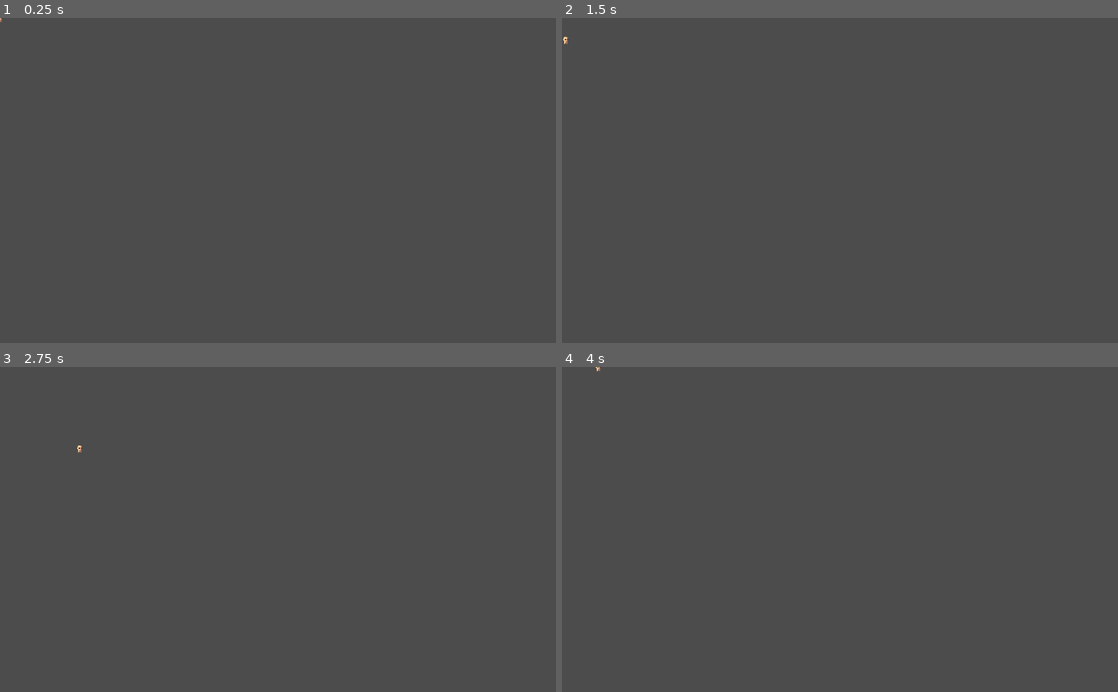
Above: before the commit, frames 1-4 (two rows, left to right).
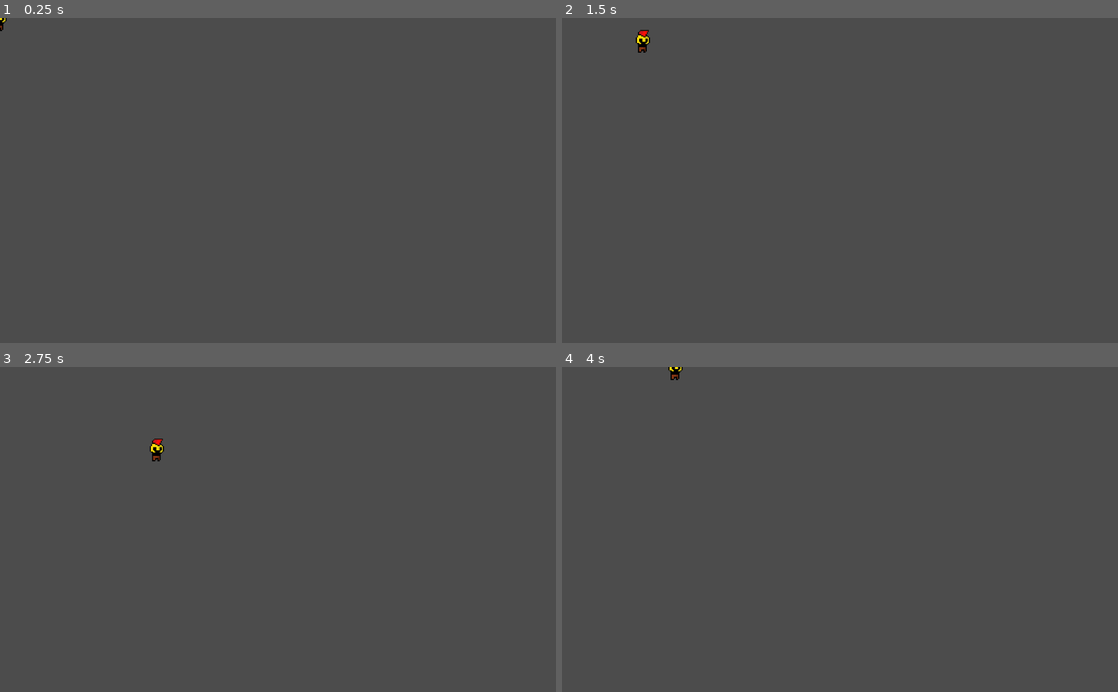
Above: after the commit, the same moments.

Repository: pyrbin/Gladius-TDDD23
Game: Godot game, scene res://main.tscn
The game is run twice, just before and just after one commit, with the same random seed, the same clock (stepped at 60 frames per second) and the same inputs. Before the commit the project starts from res://scenes/test.tscn.
Inputs:
- Up to frame 1 (0.25 s): no input
- Up to frame 2 (1.5 s): tap Enter at 0.5 s; hold D (move_right) 0.53-1.28 s; hold S (move_down) from 1.28 s (still down)
- Up to frame 3 (2.75 s): release S (move_down) at 2.03 s; hold D (move_right) from 2.03 s (still down)
- Up to frame 4 (4 s): release D (move_right) at 2.78 s; hold W (move_up) 2.78-3.53 s; hold A (move_left) from 3.53 s (still down)

The runs differ from the first frame. In frame 1, less than 0.1% of the frame differs, in the area x 0-2%, y 0-5%; in frame 2, 0.2%, in the area x 0-16%, y 3-11%; in frame 3, 0.1%; in frame 4, less than 0.1%.

Commit message:
implemented player movement

Diff:
--- a/src/scenes/test.tscn
+++ b/src/main.tscn
@@ -1,6 +1,6 @@
 [gd_scene load_steps=2 format=2]
 
-[ext_resource path="res://scenes/character/player/Player.tscn" type="PackedScene" id=1]
+[ext_resource path="res://scenes/units/player/Player.tscn" type="PackedScene" id=1]
 
 [node name="Root" type="Node" index="0"]
 
--- a/src/project.godot
+++ b/src/project.godot
@@ -11,8 +11,29 @@
 [application]
 
 config/name="Gladius"
-run/main_scene="res://scenes/test.tscn"
+run/main_scene="res://main.tscn"
 config/icon="res://icon.png"
+
+[importer_defaults]
+
+texture={
+"compress/hdr_mode": 0,
+"compress/lossy_quality": 0.7,
+"compress/mode": 0,
+"compress/normal_map": 0,
+"detect_3d": true,
+"flags/anisotropic": false,
+"flags/filter": false,
+"flags/mipmaps": false,
+"flags/repeat": 0,
+"flags/srgb": 2,
+"process/HDR_as_SRGB": false,
+"process/fix_alpha_border": true,
+"process/premult_alpha": false,
+"size_limit": 0,
+"stream": false,
+"svg/scale": 1.0
+}
 
 [input]
 
--- a/src/scenes/character/player/Player.gd
+++ /dev/null
@@ -1,34 +0,0 @@
-extends "res://scenes/character/Character.gd"
-
-# class member variables go here, for example:
-# var a = 2
-# var b = "textvar"
-
-func _ready():
-	# Called when the node is added to the scene for the first time.
-	# Initialization here
-	pass
-
-func _input(event):
-	var move_up = event.is_action_pressed("move_up")
-	var move_down = event.is_action_pressed("move_down")
-	var move_left = event.is_action_pressed("move_left")
-	var move_right = event.is_action_pressed("move_right")
-
-	var new_vel = Vector2(0,0)
-
-	if move_up:
-		new_vel += Vector2(0,-1)
-	elif move_down:
-		new_vel += Vector2(0,1)
-	if move_left:
-		new_vel += Vector2(-1,0)
-	elif move_right:
-		new_vel += Vector2(1,0)
-
-	velocity = new_vel * speed
-
-
-
-func _physics_process(delta):
-	pass
--- a/src/scenes/character/Character.gd
+++ b/src/scenes/units/Unit.gd
@@ -1,10 +1,9 @@
 extends KinematicBody2D
 
-# class member variables go here, for example:
-# var a = 2
-# var b = "textvar"
+export (int) var health = 200
+export (int) var speed = 200
 
-export (int) var speed = 200
+var look_vec = Vector2(0,0)
 var velocity = Vector2(0,0)
 
 func _ready():
@@ -12,7 +11,11 @@
 	# Initialization here
 	pass
 
+func _aim_at(look_vec):
+	pass
+
 func _physics_process(delta):
 	# Called every frame. Delta is time since last frame.
 	# Update game logic here.
+	_aim_at(look_vec)
 	move_and_slide(velocity)
--- a/src/scenes/character/Character.tscn
+++ b/src/scenes/units/Unit.tscn
@@ -1,15 +1,16 @@
 [gd_scene load_steps=3 format=2]
 
-[ext_resource path="res://scenes/character/Character.gd" type="Script" id=1]
+[ext_resource path="res://scenes/units/Unit.gd" type="Script" id=1]
 [ext_resource path="res://scenes/shared/Health.gd" type="Script" id=2]
 
-[node name="Character" type="KinematicBody2D"]
+[node name="Unit" type="KinematicBody2D" index="0"]
 
 input_pickable = false
 collision_layer = 1
 collision_mask = 1
 collision/safe_margin = 0.08
 script = ExtResource( 1 )
+health = 200
 speed = 200
 
 [node name="Health" type="Node" parent="." index="0"]
--- /dev/null
+++ b/src/scenes/units/player/Player.gd
@@ -0,0 +1,35 @@
+extends "res://scenes/units/Unit.gd"
+
+# class member variables go here, for example:
+# var a = 2
+# var b = "textvar"
+
+func _ready():
+	# Called when the node is added to the scene for the first time.
+	# Initialization here
+	pass
+
+func _physics_process(delta):
+
+	var direction = Vector2()
+	var tmp_speed = speed
+
+	var move_up = Input.is_action_pressed("move_up")
+	var move_down = Input.is_action_pressed("move_down")
+	var move_left = Input.is_action_pressed("move_left")
+	var move_right = Input.is_action_pressed("move_right")
+
+	if move_up:
+		direction.y += -1
+	if move_down:
+		direction.y += 1
+	if move_left:
+		direction.x += -1
+	if move_right:
+		direction.x += 1
+
+	if direction.length() > 1:
+		# Reduce diagonal movementspeed
+		tmp_speed /= sqrt(2)
+
+	velocity = direction * tmp_speed
--- a/src/scenes/character/player/Player.tscn
+++ b/src/scenes/units/player/Player.tscn
@@ -1,10 +1,10 @@
 [gd_scene load_steps=4 format=2]
 
-[ext_resource path="res://scenes/character/Character.tscn" type="PackedScene" id=1]
-[ext_resource path="res://scenes/character/player/Player.gd" type="Script" id=2]
+[ext_resource path="res://scenes/units/Unit.tscn" type="PackedScene" id=1]
+[ext_resource path="res://scenes/units/player/Player.gd" type="Script" id=2]
 [ext_resource path="res://assets/human_nude_bald.png" type="Texture" id=3]
 
-[node name="Player" index="0" instance=ExtResource( 1 )]
+[node name="Player" instance=ExtResource( 1 )]
 
 script = ExtResource( 2 )
 
@@ -12,5 +12,5 @@
 
 texture = ExtResource( 3 )
 region_enabled = true
-region_rect = Rect2( 20, 0, 20, 20 )
+region_rect = Rect2( 0, 0, 48, 48 )
 _sections_unfolded = [ "Region" ]
Binary file removed: src/assets/human_hair.png
Not shown, removed: src/assets/human_hair.png.import
Binary file changed: src/assets/human_nude_bald.png
Binary file removed: src/assets/human_nude_hair.png
Not shown, removed: src/assets/human_nude_hair.png.import
Binary file removed: src/assets/human_regular_bald.png
Not shown, removed: src/assets/human_regular_bald.png.import
Binary file removed: src/assets/human_regular_hair.png
Not shown, removed: src/assets/human_regular_hair.png.import
